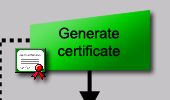
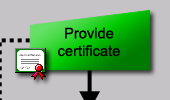
Before/after of a w=170, h=100 layered artwork. What changed in the layer stack:
renamed "Generate certificate" to "Provide certificate", painted on it over (59, 27, 119, 39)
